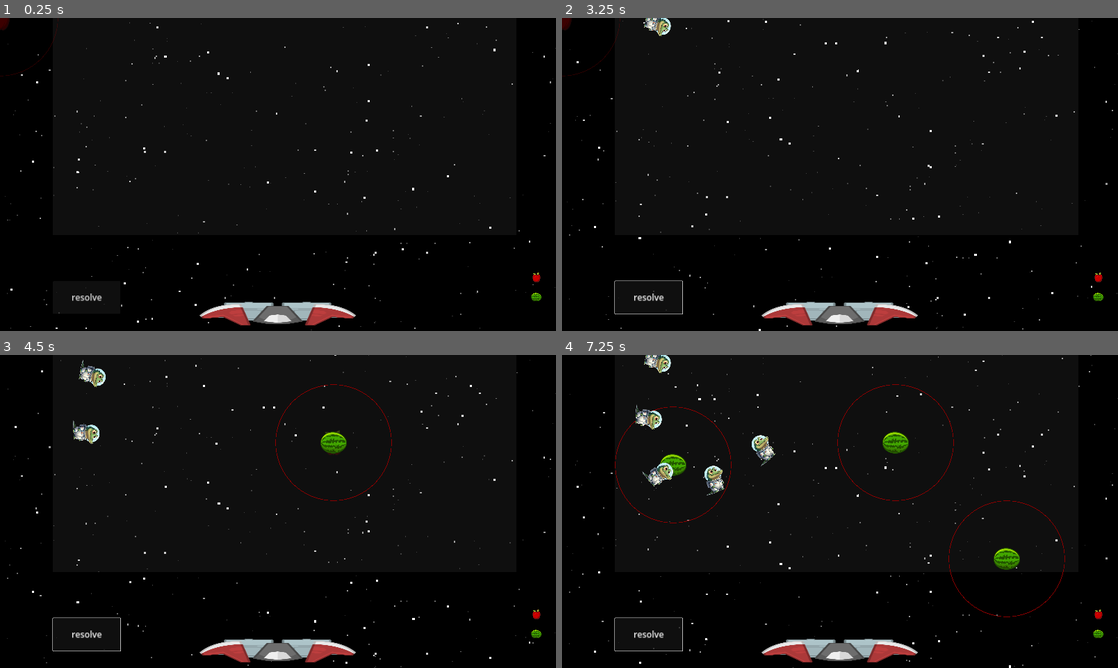
Above: before the commit, frames 1-4 (two rows, left to right).
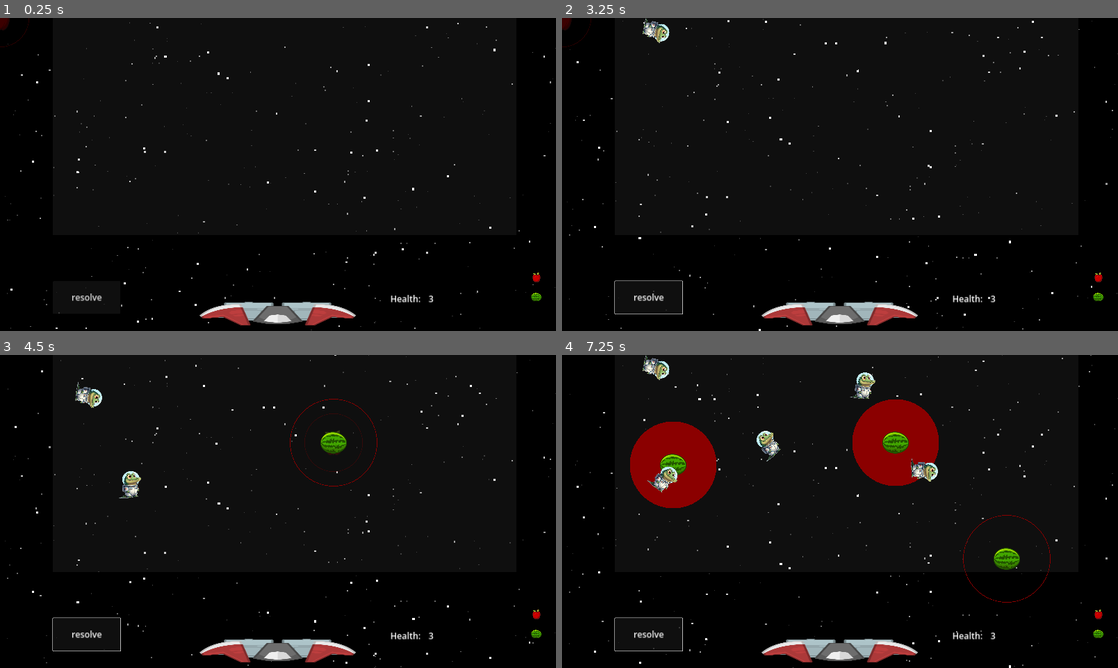
Above: after the commit, the same moments.

Repository: moby-it/cosmic-jack
Game: Godot game, scene res://scenes/main.tscn
Two runs of this game, one before a commit and one after it. Both use one fixed random seed, a clock stepped at 60 frames per second and the inputs below.
Inputs (mouse positions are in pixels of both pictures, inside the frame that each line leads up to):
- Up to frame 1 (0.25 s): no input
- Up to frame 2 (3.25 s): click "resolve" at 0.5 s; click "resolve" at 1.25 s; click "resolve" at 2 s; move the mouse to (1101, 277) at 2.77 s; click (1101, 277) at 2.92 s
- Up to frame 3 (4.5 s): move the mouse to (533, 633) at 3.52 s; click (533, 633) at 3.67 s; move the mouse to (333, 442) at 4.27 s; click (333, 442) at 4.42 s
- Up to frame 4 (7.25 s): move the mouse to (812, 574) at 5.02 s; click (812, 574) at 5.17 s; move the mouse to (1006, 558) at 5.77 s; click (1006, 558) at 5.92 s; move the mouse to (673, 464) at 6.52 s; click (673, 464) at 6.67 s

The runs differ from the first frame. In frame 1, 0.1% of the frame differs, in the area x 0-78%, y 0-91%; in frame 2, 0.4%; in frame 3, 1.3%; in frame 4, 8.1%, in the area x 9-91%, y 0-91%.

Commit message:
wip for explosions

Diff:
--- a/entities/choreographies/choreography.gd
+++ b/entities/choreographies/choreography.gd
@@ -1,8 +1,12 @@
 extends Node2D
 
-@export var speed = 100
-@export var spawn_interval = 1
-@export var count = 10
-@export var is_preview = true
+@export var attributes: ChoreographyAttributes
 
-@export_file("*.tscn") var scn_path: String
+func _ready() -> void:
+	$Timer.wait_time = attributes.spawn_interval
+	print(attributes.path)
+	var path = load(attributes.path).instantiate()
+	self.add_child(path)
+
+func start_timer():
+	$Timer.start()
--- a/entities/choreographies/choreography.tscn
+++ b/entities/choreographies/choreography.tscn
@@ -1,23 +1,9 @@
-[gd_scene load_steps=4 format=3 uid="uid://dyxjwko1qxm8s"]
+[gd_scene load_steps=2 format=3 uid="uid://dyxjwko1qxm8s"]
 
 [ext_resource type="Script" path="res://entities/choreographies/choreography.gd" id="1_ak1fr"]
-[ext_resource type="Script" path="res://entities/choreographies/enemy_generator.gd" id="2_cb46p"]
-
-[sub_resource type="Curve2D" id="Curve2D_vey3e"]
-_data = {
-"points": PackedVector2Array(0, 0, 0, 0, 0, 0, -116.586, 1.43465, 116.586, -1.43465, 42, 239, -78.973, -0.442953, 78.973, 0.442953, 332, 67, 0.514988, -102.413, -0.514988, 102.413, 453.5, 222.5, 0, 0, 0, 0, 534, 386.5)
-}
-point_count = 5
 
 [node name="Choreography" type="Node2D"]
 script = ExtResource("1_ak1fr")
 
 [node name="Timer" type="Timer" parent="."]
 autostart = true
-
-[node name="EnemyPath" type="Path2D" parent="."]
-scale = Vector2(2, 2)
-curve = SubResource("Curve2D_vey3e")
-script = ExtResource("2_cb46p")
-
-[connection signal="timeout" from="Timer" to="EnemyPath" method="_on_timer_timeout"]
--- /dev/null
+++ b/entities/choreographies/choreography_attributes.gd
@@ -0,0 +1,10 @@
+extends Resource
+class_name ChoreographyAttributes
+
+@export var speed = 100
+@export var spawn_interval = 1
+@export var count = 10
+var is_preview = true
+
+@export_file("*.tscn") var path: String
+@export_file("*.tscn") var scene: String
--- a/entities/choreographies/enemy_generator.gd
+++ b/entities/choreographies/enemy_generator.gd
@@ -1,15 +1,15 @@
 extends Path2D
 
 @onready var timer = get_parent().get_node("Timer")
-@onready var spawn_interval = get_parent().spawn_interval
-@onready var count = get_parent().count
-@onready var speed = get_parent().speed
-@onready var enemy_scn = load(get_parent().scn_path)
+@onready var attributes: ChoreographyAttributes = get_parent().attributes
 
 var curr_enemies = 0
 
+func _ready() -> void:
+	timer.connect("timeout", _on_timer_timeout)
+
 func _on_timer_timeout() -> void:
-	if curr_enemies >= count:
+	if curr_enemies >= attributes.count:
 		timer.stop()
 		return
 	curr_enemies += 1
@@ -17,10 +17,10 @@
 	self.add_child(pf)
 
 func create_path_follow() -> Node:
-	var path_follow = load("res://entities/choreographies/path_follow.tscn").instantiate()
-	path_follow.speed = speed
-	var scn = enemy_scn.instantiate()
-	if get_parent().is_preview:
+	var path_follow = load("res://entities/choreographies/paths/path_follow.tscn").instantiate()
+	path_follow.speed = attributes.speed
+	var scn = load(attributes.scene).instantiate()
+	if get_parent().attributes.is_preview:
 		path_follow.loop = true
 		preview_props(scn)
 	path_follow.add_child(scn)
--- a/entities/choreographies/path_follow.gd
+++ /dev/null
@@ -1,7 +0,0 @@
-extends PathFollow2D
-
-@export var speed: int = 0
-
-# Called when the node enters the scene tree for the first time.
-func _process(delta):
-	progress += speed * delta
--- /dev/null
+++ b/entities/choreographies/paths/1.tscn
@@ -0,0 +1,14 @@
+[gd_scene load_steps=3 format=3 uid="uid://ctnw6hyjola0a"]
+
+[ext_resource type="Script" path="res://entities/choreographies/enemy_generator.gd" id="1_0qxof"]
+
+[sub_resource type="Curve2D" id="Curve2D_mkx35"]
+_data = {
+"points": PackedVector2Array(0, 0, 0, 0, 0, 0, -116.586, 1.43465, 116.586, -1.43465, 42, 239, -78.973, -0.442953, 78.973, 0.442953, 332, 67, 0.514988, -102.413, -0.514988, 102.413, 453.5, 222.5, 0, 0, 0, 0, 534, 386.5)
+}
+point_count = 5
+
+[node name="EnemyPath2D" type="Path2D"]
+scale = Vector2(2, 2)
+curve = SubResource("Curve2D_mkx35")
+script = ExtResource("1_0qxof")
--- /dev/null
+++ b/entities/choreographies/paths/path_follow.gd
@@ -0,0 +1,11 @@
+extends PathFollow2D
+
+@export var speed: int = 0
+@onready var attributes: ChoreographyAttributes = get_parent().get_parent().attributes
+
+# Called when the node enters the scene tree for the first time.
+func _process(delta):
+	progress += speed * delta
+	if not attributes.is_preview && progress_ratio == 1.0:
+		Health.enemy_passed.emit()
+		self.queue_free()
--- a/entities/choreographies/path_follow.tscn
+++ b/entities/choreographies/paths/path_follow.tscn
@@ -1,6 +1,6 @@
 [gd_scene load_steps=2 format=3 uid="uid://cd5rvotstiq3w"]
 
-[ext_resource type="Script" path="res://entities/choreographies/path_follow.gd" id="1_wx3yu"]
+[ext_resource type="Script" path="res://entities/choreographies/paths/path_follow.gd" id="1_wx3yu"]
 
 [node name="PathFollow2D" type="PathFollow2D"]
 loop = false
--- a/entities/fruits/apple.gd
+++ b/entities/fruits/apple.gd
@@ -1,24 +1,24 @@
 extends Node2D
 
 
-@export var radius: float = 200
-@export var border_radius: float = 10.0
-@export var border_color: Color = Color.DARK_RED
-@export var border_width: float = 2.0
+@export var radius: float = 100
+
+var border_color: Color = Color.DARK_RED
+var border_width: float = 2.0
+
 @onready var collision_shape = $Area2D/CollisionShape2D
 @onready var sprite = $Sprite2D
-
-var filled = false
+@onready var timer = $TimerLine/Timer
+@onready var line = $TimerLine
 
 func _draw() -> void:
 	collision_shape.shape.radius = radius * 10 # for some reason the radius need to be x10 in order to match the draw_circle
-	draw_circle(sprite.position, radius, border_color, filled, border_width)
+	draw_circle(sprite.position, radius, border_color, false, border_width)
 
 func change_transparency():
 	self.modulate.a = 0.5
 
-
 func _on_area_2d_area_entered(area: Area2D) -> void:
 	if area.get_parent().is_in_group("enemies"):
-		filled = true
-		self.queue_redraw()
+		timer.start()
+		line.visible = true
--- a/entities/fruits/apple.tscn
+++ b/entities/fruits/apple.tscn
@@ -1,12 +1,16 @@
-[gd_scene load_steps=4 format=3 uid="uid://cxvhh5yd3tff6"]
+[gd_scene load_steps=5 format=3 uid="uid://cxvhh5yd3tff6"]
 
 [ext_resource type="Script" path="res://entities/fruits/apple.gd" id="1_q66ws"]
 [ext_resource type="Texture2D" uid="uid://ba7gkxun6ov03" path="res://assets/red-apple_small.png" id="2_sd6fq"]
+[ext_resource type="PackedScene" uid="uid://jt2i7mcuogpb" path="res://entities/fruits/timer_line.tscn" id="3_78veq"]
 
 [sub_resource type="CircleShape2D" id="CircleShape2D_ajhhp"]
 
 [node name="Apple" type="Node2D"]
 script = ExtResource("1_q66ws")
+
+[node name="TimerLine" parent="." instance=ExtResource("3_78veq")]
+position = Vector2(-93, -222)
 
 [node name="Sprite2D" type="Sprite2D" parent="."]
 texture = ExtResource("2_sd6fq")
--- /dev/null
+++ b/entities/fruits/timer_line.gd
@@ -0,0 +1,16 @@
+extends Node2D
+
+@export var duration: float = 2.0
+@onready var timer = $Timer
+@onready var line = $Line2D
+
+# Called when the node enters the scene tree for the first time.
+func _ready() -> void:
+	timer.wait_time = duration
+
+# Called every frame. 'delta' is the elapsed time since the previous frame.
+func _process(delta: float) -> void:
+	if not timer.paused:
+		line.width -= duration / delta
+	#if line.width <= 0:
+		#self.queue_free()
--- /dev/null
+++ b/entities/fruits/timer_line.tscn
@@ -0,0 +1,14 @@
+[gd_scene load_steps=2 format=3 uid="uid://jt2i7mcuogpb"]
+
+[ext_resource type="Script" path="res://entities/fruits/timer_line.gd" id="1_cauj2"]
+
+[node name="TimerLine" type="Node2D"]
+script = ExtResource("1_cauj2")
+
+[node name="Timer" type="Timer" parent="."]
+
+[node name="Line2D" type="Line2D" parent="."]
+scale = Vector2(1, 0.4)
+points = PackedVector2Array(-1, 5, 176, 4)
+closed = true
+width = 100.0
--- a/entities/fruits/watermelon.gd
+++ b/entities/fruits/watermelon.gd
@@ -1,20 +1,23 @@
 extends Node2D
 
-@export var radius: int = 200
-@export var border_radius: float = 10.0
-@export var border_color: Color = Color.DARK_RED
-@export var border_width: float = 2.0
+@export var radius: int = 150
+
+var border_color: Color = Color.DARK_RED
+var border_width: float = 2.0
+
 @onready var collision_shape = $Area2D/CollisionShape2D
 @onready var sprite = $Sprite2D
 
+var filled = false
+
 func _draw() -> void:
 	collision_shape.shape.radius = radius
-	draw_circle(sprite.position, radius, border_color, false, border_width)
-
-func _on_area_2d_area_entered(area: Area2D) -> void:
-	print("enemy entered")
-	draw_circle(sprite.position, radius, border_color, true, border_width)
-
+	draw_circle(sprite.position, radius, Color.DARK_RED, filled, 2.0)
 
 func change_transparency():
 	self.modulate.a = 0.5
+
+func _on_area_2d_area_entered(area: Area2D) -> void:
+	if area.get_parent().is_in_group("enemies"):
+		filled = true
+		self.queue_redraw()
--- /dev/null
+++ b/entities/hud/hp.gd
@@ -0,0 +1,12 @@
+extends Node2D
+
+var hp = 3
+@onready var hp_label = $HP
+
+func _ready() -> void:
+	Health.connect("enemy_passed", reduce_hp)
+
+func reduce_hp():
+	if hp > 0:
+		hp -= 1
+		hp_label.text = str(hp)
--- /dev/null
+++ b/entities/hud/hp.tscn
@@ -0,0 +1,22 @@
+[gd_scene load_steps=2 format=3 uid="uid://e8ktqm538n14"]
+
+[ext_resource type="Script" path="res://entities/hud/hp.gd" id="1_2m1ex"]
+
+[node name="Node2D" type="Node2D"]
+script = ExtResource("1_2m1ex")
+
+[node name="Label" type="Label" parent="."]
+offset_right = 40.0
+offset_bottom = 23.0
+theme_override_font_sizes/font_size = 30
+text = "Health:"
+
+[node name="HP" type="Label" parent="."]
+offset_left = 105.0
+offset_right = 178.0
+offset_bottom = 42.0
+size_flags_horizontal = 4
+theme_override_font_sizes/font_size = 30
+text = "3"
+horizontal_alignment = 1
+vertical_alignment = 1
--- a/project.godot
+++ b/project.godot
@@ -14,6 +14,10 @@
 run/main_scene="res://scenes/main.tscn"
 config/features=PackedStringArray("4.3", "Forward Plus")
 config/icon="res://icon.svg"
+
+[autoload]
+
+Health="*res://scenes/health.gd"
 
 [display]
 
--- /dev/null
+++ b/scenes/health.gd
@@ -0,0 +1,5 @@
+extends Node
+
+var health = 3
+
+signal enemy_passed
--- a/scenes/main.gd
+++ b/scenes/main.gd
@@ -52,7 +52,9 @@
 
 func _on_resolve_resolve_wave() -> void:
 	resolving = true
-	choreography.is_preview = false
-	var enemy_path= choreography.get_node("EnemyPath")
+	choreography.attributes.is_preview = false
+	choreography.start_timer()
+	var enemy_path= choreography.get_node("EnemyPath2D")
+	enemy_path.curr_enemies = 0
 	for n in enemy_path.get_children():
 		n.queue_free()
--- a/scenes/main.tscn
+++ b/scenes/main.tscn
@@ -1,11 +1,21 @@
-[gd_scene load_steps=7 format=3 uid="uid://b1i44l6vbgk6c"]
+[gd_scene load_steps=10 format=3 uid="uid://b1i44l6vbgk6c"]
 
 [ext_resource type="Script" path="res://scenes/main.gd" id="1_w06hk"]
 [ext_resource type="PackedScene" uid="uid://13dothaq8nub" path="res://entities/ship.tscn" id="3_61vle"]
 [ext_resource type="PackedScene" uid="uid://ys22g7u3y2st" path="res://entities/hud/resolve.tscn" id="3_ju3d5"]
 [ext_resource type="PackedScene" uid="uid://dcpxt7vufytv5" path="res://entities/background/background.tscn" id="3_qsmjo"]
+[ext_resource type="Script" path="res://entities/choreographies/choreography_attributes.gd" id="5_lb3de"]
 [ext_resource type="PackedScene" uid="uid://kg6eh17l30iv" path="res://entities/hud/fruit_list.tscn" id="5_umtyr"]
 [ext_resource type="PackedScene" uid="uid://dyxjwko1qxm8s" path="res://entities/choreographies/choreography.tscn" id="5_vx7f3"]
+[ext_resource type="PackedScene" uid="uid://e8ktqm538n14" path="res://entities/hud/hp.tscn" id="8_hcj5j"]
+
+[sub_resource type="Resource" id="Resource_untyv"]
+script = ExtResource("5_lb3de")
+speed = 200
+spawn_interval = 1
+count = 5
+path = "res://entities/choreographies/paths/1.tscn"
+scene = "res://entities/enemy.tscn"
 
 [node name="Main" type="Node2D"]
 script = ExtResource("1_w06hk")
@@ -21,6 +31,9 @@
 offset_right = 416.0
 offset_bottom = 1021.0
 
+[node name="HP" parent="." instance=ExtResource("8_hcj5j")]
+position = Vector2(1348, 948)
+
 [node name="Camera2D" type="Camera2D" parent="."]
 scale = Vector2(0.8, 0.8)
 anchor_mode = 0
@@ -29,7 +42,7 @@
 [node name="Choreography" parent="." instance=ExtResource("5_vx7f3")]
 z_index = 5
 position = Vector2(345, -30)
-scn_path = "res://entities/enemy.tscn"
+attributes = SubResource("Resource_untyv")
 
 [node name="Ship" parent="." instance=ExtResource("3_61vle")]
 position = Vector2(960, 1020)
